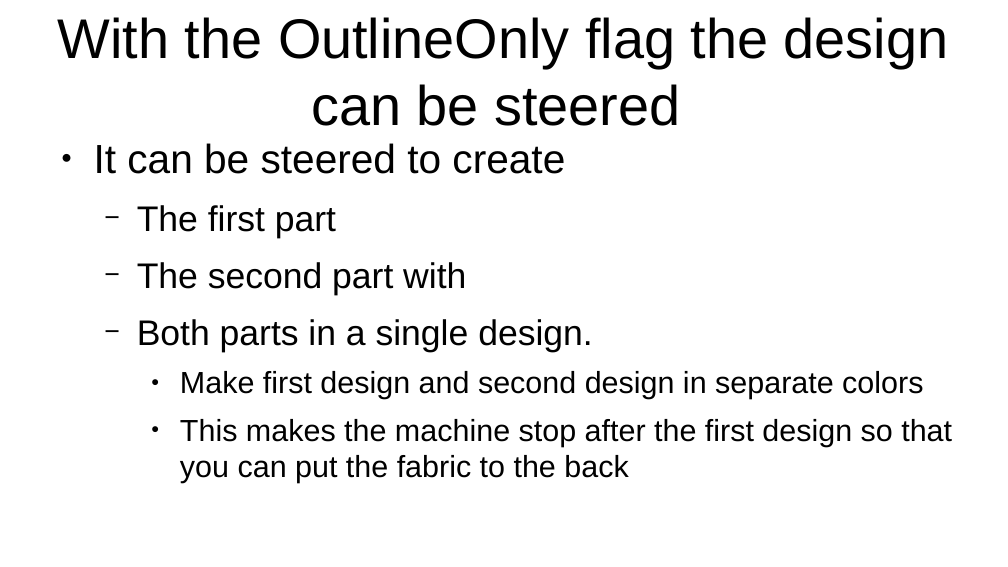
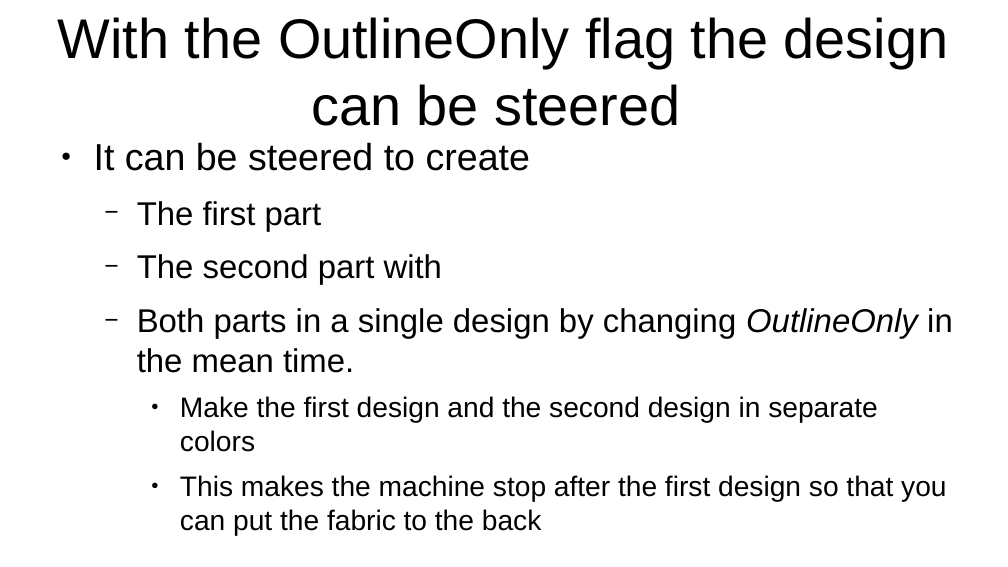
Before and after one commit to hansdejongehv/TSUSB, a slide deck: slide 10 of Miscellaneous/Repeated designs and backing.odp. Drawn at 1008x567 pixels with LibreOffice and Linux fonts; fonts in the diff are those of the drawing. Boxes give left, top, right and bottom in pixels: in the first picture for what was removed or moved away, otherwise in the second. Text is boxed around its words. In the diff, an @@ line names an element or a change of style, - is before the commit and + after.

Commit message:
Update on repeated designs

```diff
--- a/Miscellaneous/Repeated designs and backing.odp
+++ b/Miscellaneous/Repeated designs and backing.odp
@@ text at [94, 142, 946, 535]: size 32 to 29.6 pt in "It can be steered to create"; size 28 to 25.9 pt in "The first part", "The second part with"; size 24 to 22.2 pt in "This makes the machine stop after the ..." @@
@@ text at [137, 308, 953, 452]: text changed; size 24 to 25.9 pt @@
-  − Both parts in a single design.
-    ● Make first design and second design in separate colors
+  − Both parts in a single design by changing OutlineOnly in the mean time.
+    ● Make the first design and the second design in separate colors
```
Also in this commit, not shown: 7 other slides changed, 2 other files.
